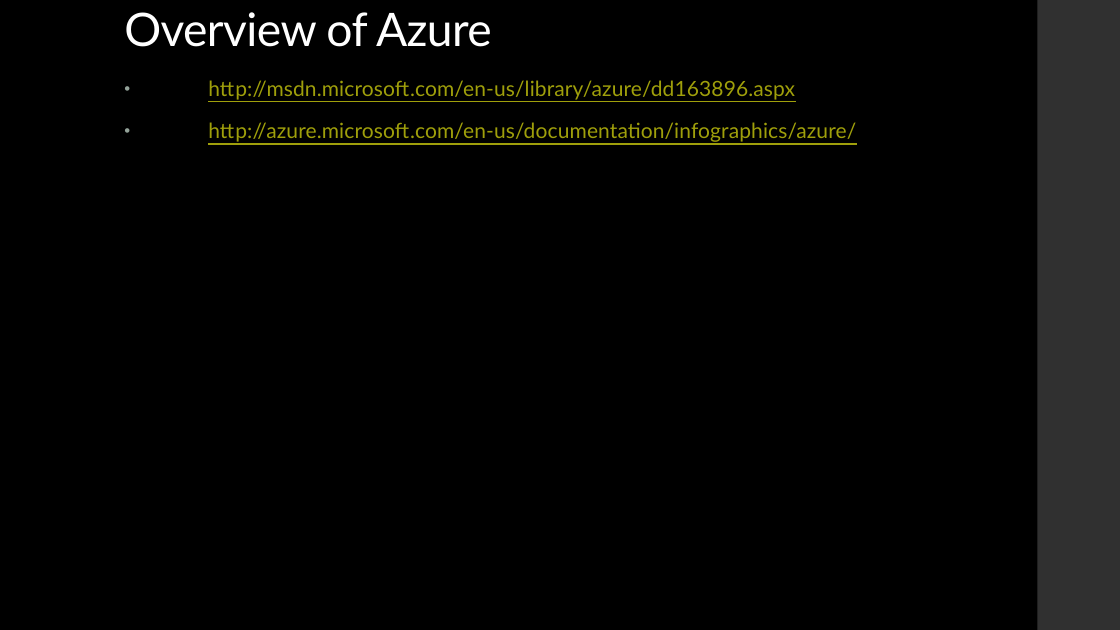
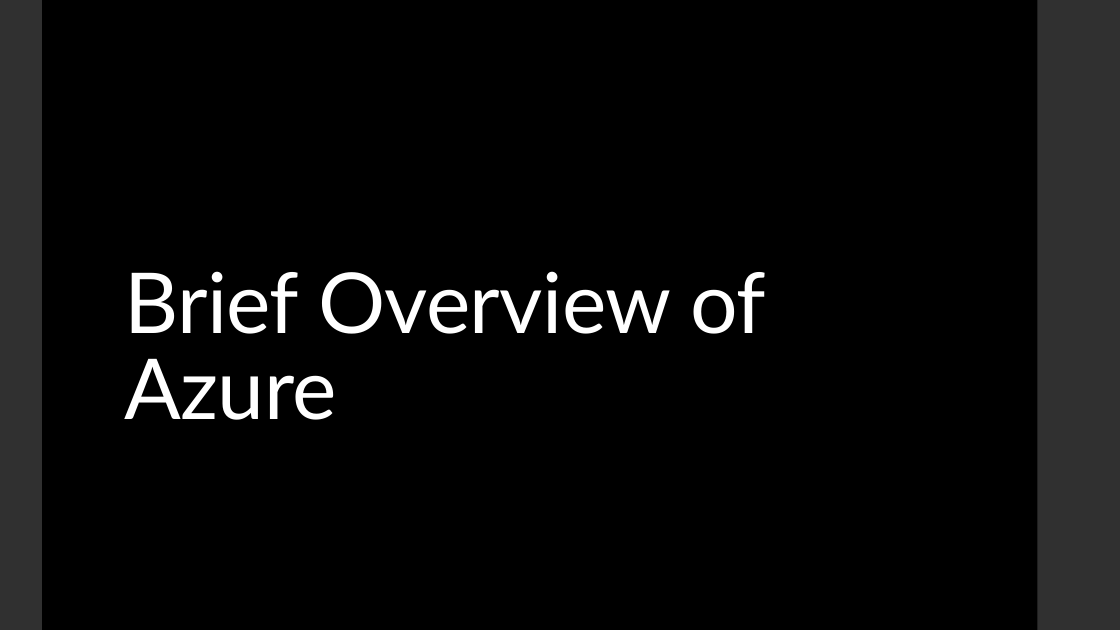
Before and after one commit to sayedihashimi/codeonthebeach2014, a slide deck: slide 5 of asp.net-and-azure.pptx. Drawn at 1120x630 pixels with LibreOffice and Linux fonts; fonts in the diff are those of the drawing. Boxes give left, top, right and bottom in pixels: in the first picture for what was removed or moved away, otherwise in the second. Text is boxed around its words. In the diff, an @@ line names an element or a change of style, - is before the commit and + after.

Commit message:
updating ppt

```diff
--- a/asp.net-and-azure.pptx
+++ b/asp.net-and-azure.pptx
@@ rectangle added at (x1=0, y1=0, x2=42, y2=630), fill #303030 @@
@@ text removed at (x1=208, y1=80, x2=856, y2=142) @@
-• http://msdn.microsoft.com/en-us/library/azure/dd163896.aspx
-• http://azure.microsoft.com/en-us/documentation/infographics/azure/
@@ title at (x1=124, y1=271, x2=766, y2=420): text changed; size 39.6 to 72 pt @@
-Overview of Azure
+Brief Overview of Azure
```
Also in this commit, not shown: 3 other slides changed, 1 slide added.
